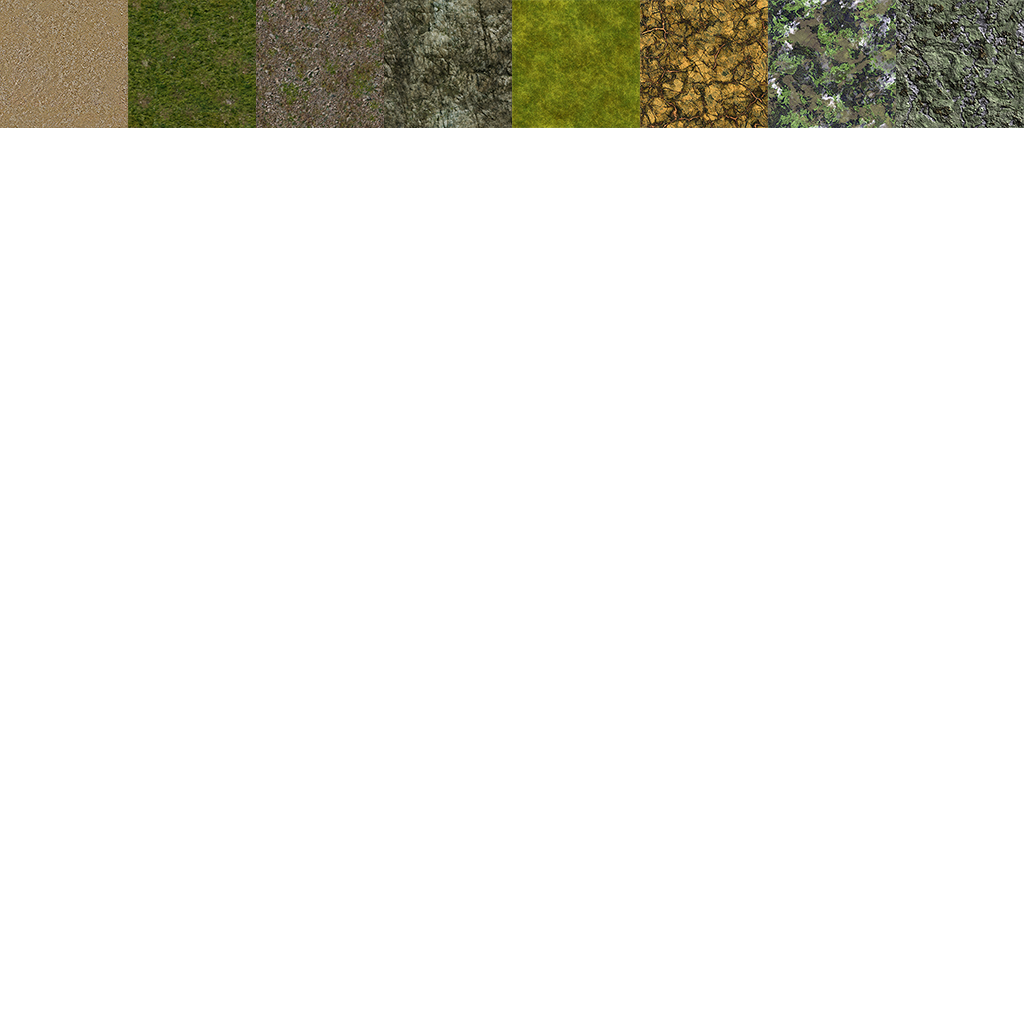
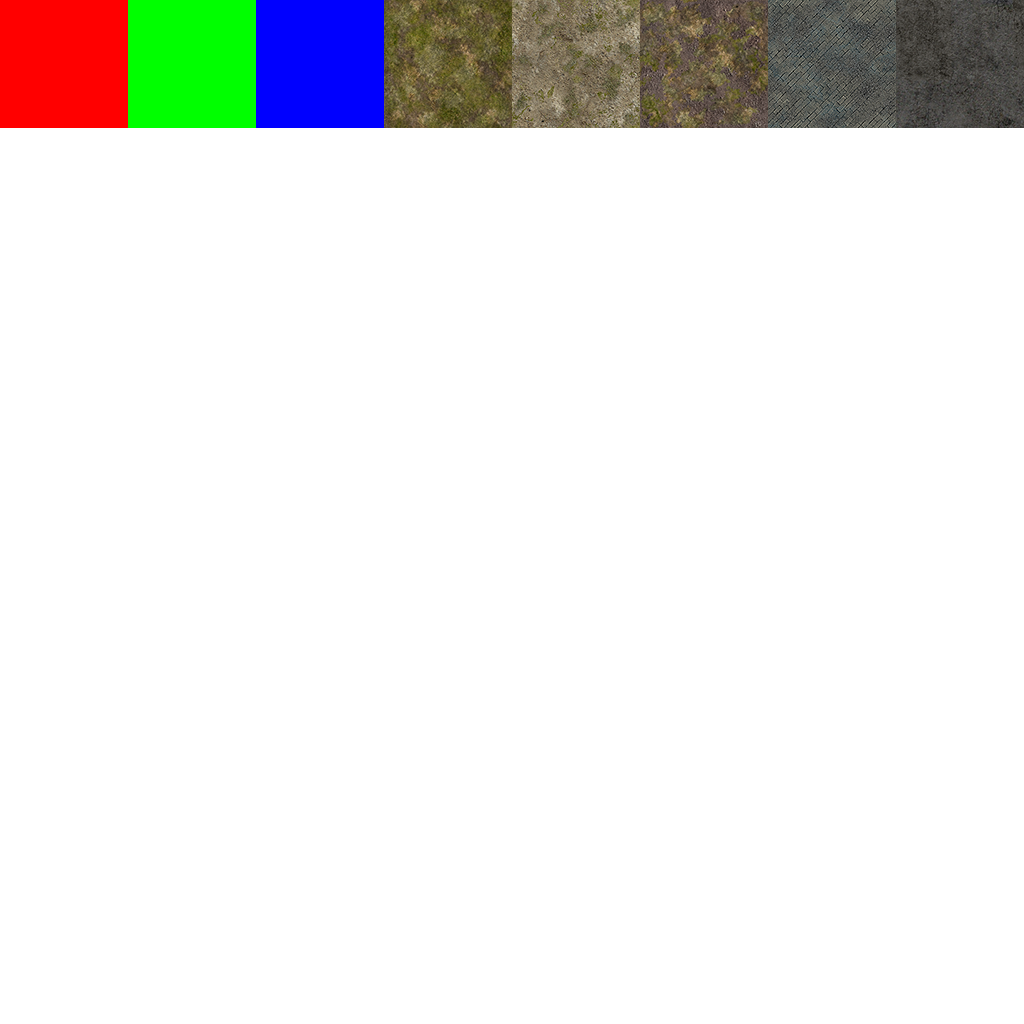
Layer changes from the first 1024 x 1024 image to the second:
added group "组 3" with 3 layers above "tdirt_germany06" over (0, 0, 384, 128)
added layer "图层 14" in group "组 3" over (256, 0, 384, 128)
added layer "图层 13" in group "组 3" over (128, 0, 256, 128)
added layer "图层 12" in group "组 3" over (0, 0, 128, 128)
added layer "tdirt_germany06" above "tpave_germany03" over (640, 0, 768, 128)
added layer "tpave_germany03" above "tpave_germany01" over (896, 0, 1024, 128)
added layer "tpave_germany01" above "tgras_germany02" over (768, 0, 896, 128)
added layer "tgras_germany02" above "tgras_germany03" over (256, 0, 384, 128)
added layer "tgras_germany03" above "tgras_germany07" over (384, 0, 512, 128)
added layer "tgras_germany07" above "图层 11" over (512, 0, 640, 128)
added layer "图层 11" above "图层 10" over (128, 0, 256, 128)
added layer "图层 10" above "图层 5" over (0, 0, 128, 128)
